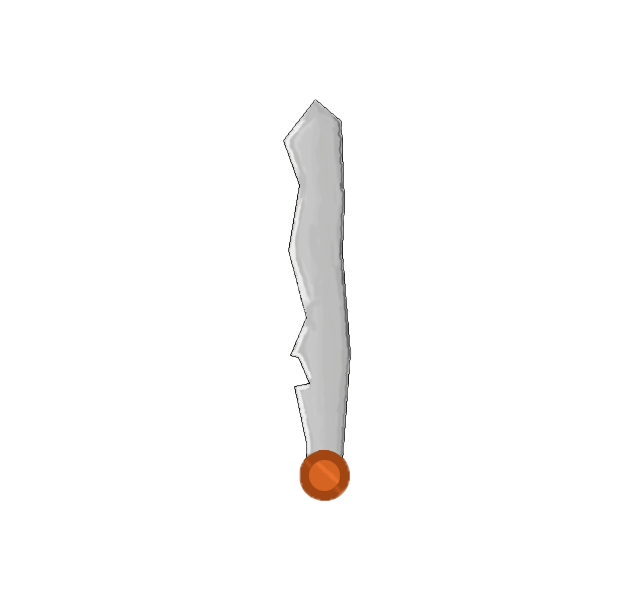
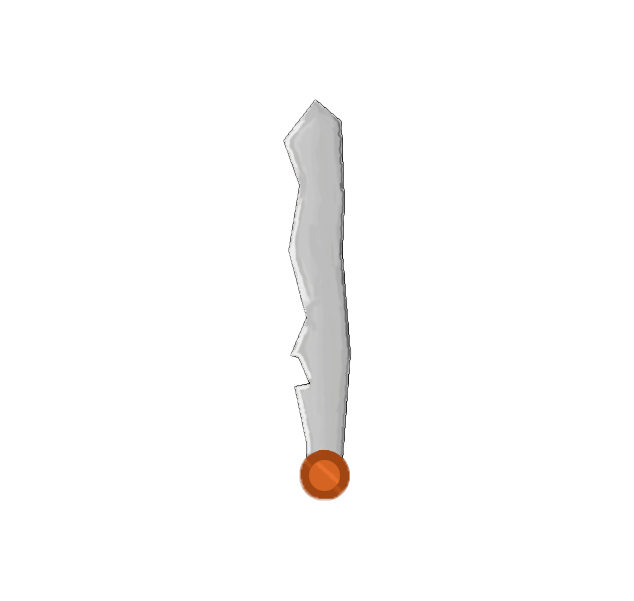
Comparing the layer stacks of the two 634 × 601 images. Changes:
painted on "blade" over box(283, 99, 352, 501)
hid "Background" over box(283, 99, 352, 501)
